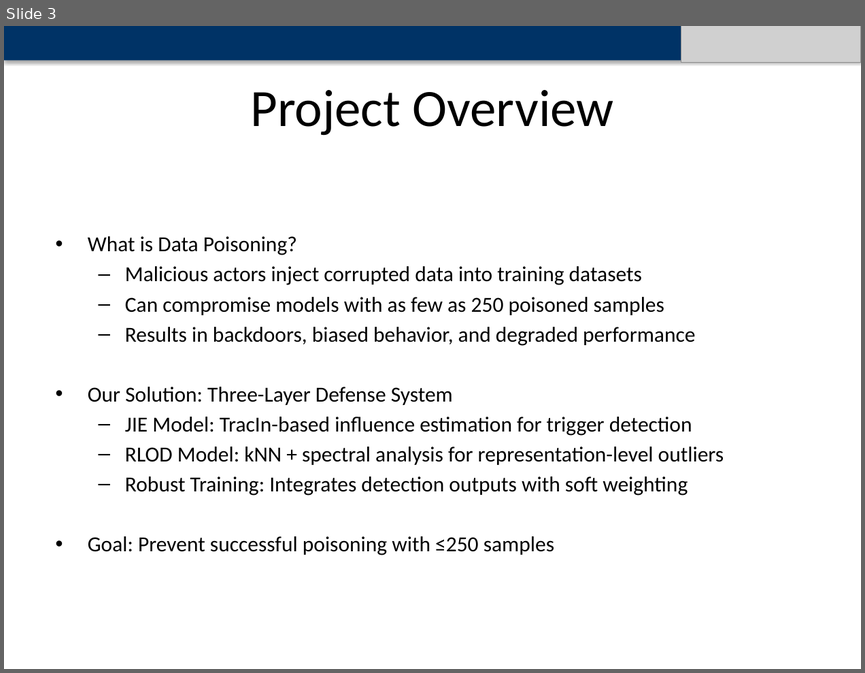
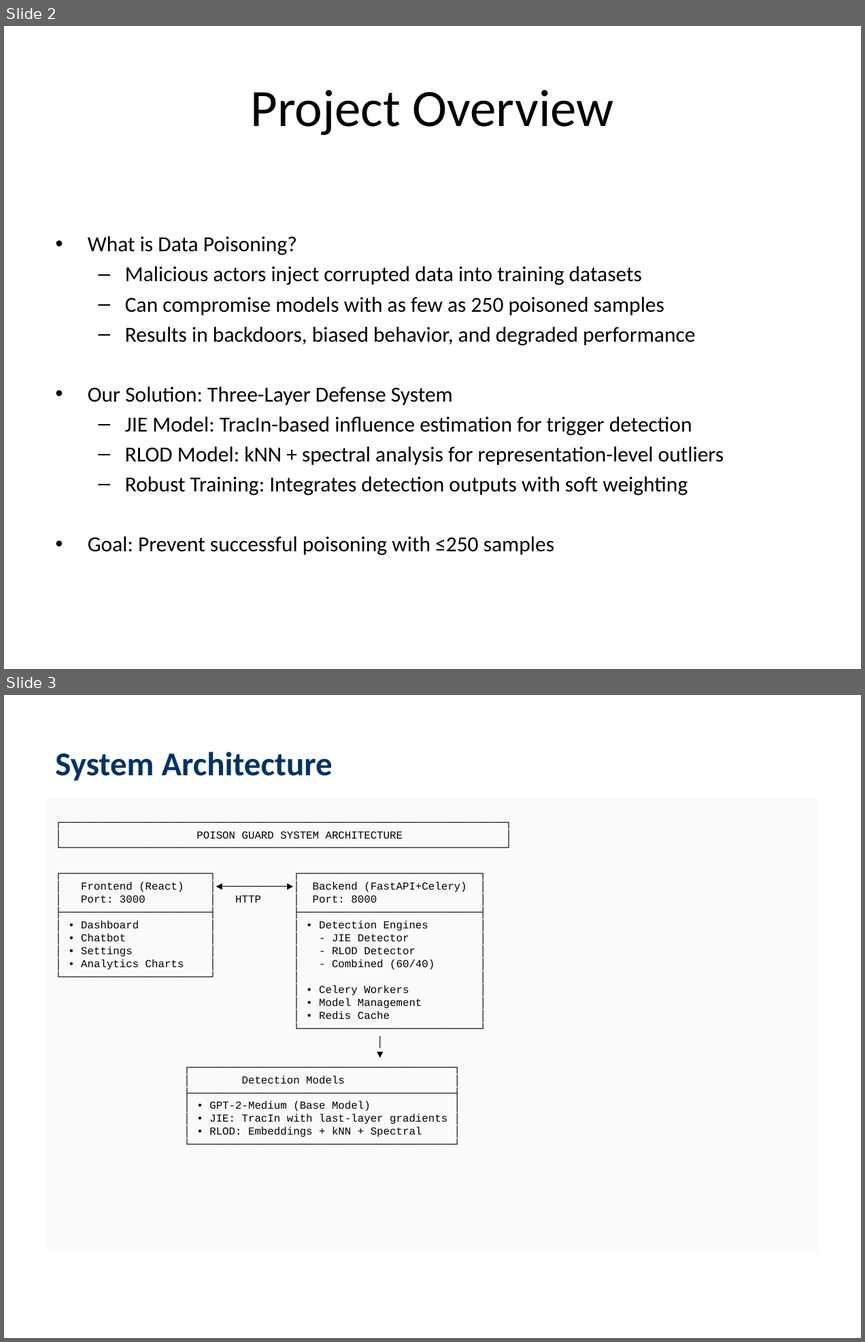
Before and after one commit to Jinendran10/Mini-Project, a slide deck: AI_Data_Poisoning_Mitigation_Presentation.pptx. Shown one above the other, each under a label of ours: slide 3 before the commit, slides 2 and 3 after it. The pictures are 865x673 and 865x1342 pixels, drawn with LibreOffice and Linux fonts; fonts in the diff are those of the drawing; grey boxes stand for pictures. Boxes give left, top, right and bottom in pixels: in the first picture for what was removed or moved away, otherwise in the second. Text is boxed around its words. In the diff, an @@ line names an element or a change of style, - is before the commit and + after.

```diff
--- a/AI_Data_Poisoning_Mitigation_Presentation.pptx
+++ b/AI_Data_Poisoning_Mitigation_Presentation.pptx
@@ slide 3 added at (x1=4, y1=695, x2=861, y2=1338), background #FFFFFF @@
@@ text added at (x1=55, y1=751, x2=332, y2=781), 28 pt, text #003366, bold @@
+System Architecture
@@ text added at (x1=81, y1=831, x2=466, y2=1137), 9 pt, text #000000 @@
+┌─────────────────────────────────────────────────────────────────────┐
+│ POISON GUARD SYSTEM ARCHITECTURE │
+└─────────────────────────────────────────────────────────────────────┘
+┌───────────────────────┐ ┌────────────────────────────┐
+│ Frontend (React) │◄──────────►│ Backend (FastAPI+Celery) │
+│ Port: 3000 │ HTTP │ Port: 8000 │
+├───────────────────────┤ ├────────────────────────────┤
+│ • Dashboard │ │ • Detection Engines │
+│ • Chatbot │ │ - JIE Detector │
+│ • Settings │ │ - RLOD Detector │
+│ • Analytics Charts │ │ - Combined (60/40) │
+└───────────────────────┘ │ │
+│ • Celery Workers │
+│ • Model Management │
+│ • Redis Cache │
+└────────────────────────────┘
+│
+▼
+┌─────────────────────────────────────────┐
+│ Detection Models │
+├─────────────────────────────────────────┤
+│ • GPT-2-Medium (Base Model) │
+│ • JIE: TracIn with last-layer gradients │
+│ • RLOD: Embeddings + kNN + Spectral │
+└─────────────────────────────────────────┘
@@ what was slide 3 is now slide 2 @@
@@ slide 2 changed as well @@
@@ rectangle removed at (x1=4, y1=26, x2=861, y2=60) @@
@@ picture removed at (x1=681, y1=26, x2=861, y2=62) @@
```
Also in this commit, not shown: 16 other slides changed, 2 slides removed, 5 other files.
